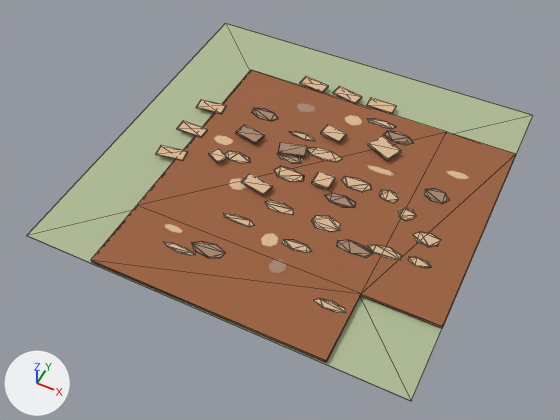
What one commit did to the glTF model frontend/public/assets/buildings/roads/ground_road/ground_road_corner_es_damaged.glb.
Camera for both pictures: a camera (50 mm lens) standing at (2.18, -4.75, 5.28) and looking at (-0.02, -0.35, -0.22). The axes (+X, +Y, +Z) are drawn at lower left. The lights are the same throughout. The older version comes first. Mesh edges are drawn as thin lines on the coarser meshes. Where no turn or scale is listed for an object, it has been applied to the vertices. Vertices at exactly the same position are counted once.

Names of what the first picture shows: 'SM_road_connected_surface.034', 'SM_road_grass_tile.034' and 46 more.
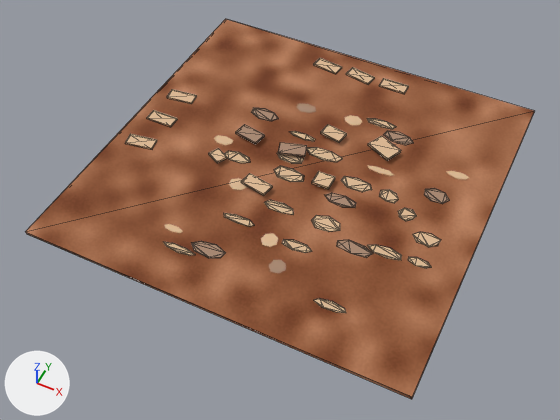
Boxes [x1, y1, x2, y2] around the edits, measured in the pictures (560 x 420 px):
'SM_road_connected_surface.034', surface changed, reshaped (20% wider, 30% taller): before [91, 70, 516, 362]; after [25, 19, 534, 399]
'SM_road_grass_tile.034', deleted: before [27, 23, 533, 401]

The change, as a list of edits to the scene's bpy script:
```text
Change mat_mat_ground_road_surface:
    remove n3 = _N.new('ShaderNodeUVMap'); n3.name = 'UV Map'
    remove n3.uv_map = 'UVMap.-01'
    where n2 = _N.new('ShaderNodeTexImage'); n2.name = 'Image Texture'
    remove _L.new(n3.outputs[0], n2.inputs[0])  # 'UV' to 'Vector'
Change me_sm_road_connected_surface_034:
    used by ob_sm_road_connected_surface_034; location = (0.0, 0.0, 0.0)
    remove me_sm_road_connected_surface_034.from_pydata(...)  # 16 vertices, 28 faces; spans x -1.1..1.8, y -1.8..1.1, z 0.03..0.05
    add me_sm_road_connected_surface_034.from_pydata(...)  # 8 vertices, 12 faces; spans x -1.8..1.8, y -1.8..1.8, z 0.03..0.05
    me_sm_road_connected_surface_034 part 1: the whole mesh is rebuilt
Remove ob_sm_road_grass_tile_034:
    ob_sm_road_grass_tile_034 = bpy.data.objects.new('SM_road_grass_tile.034', me_cube_510)
    ob_sm_road_grass_tile_034.location = (0.0, 0.0, 0.002)
```
